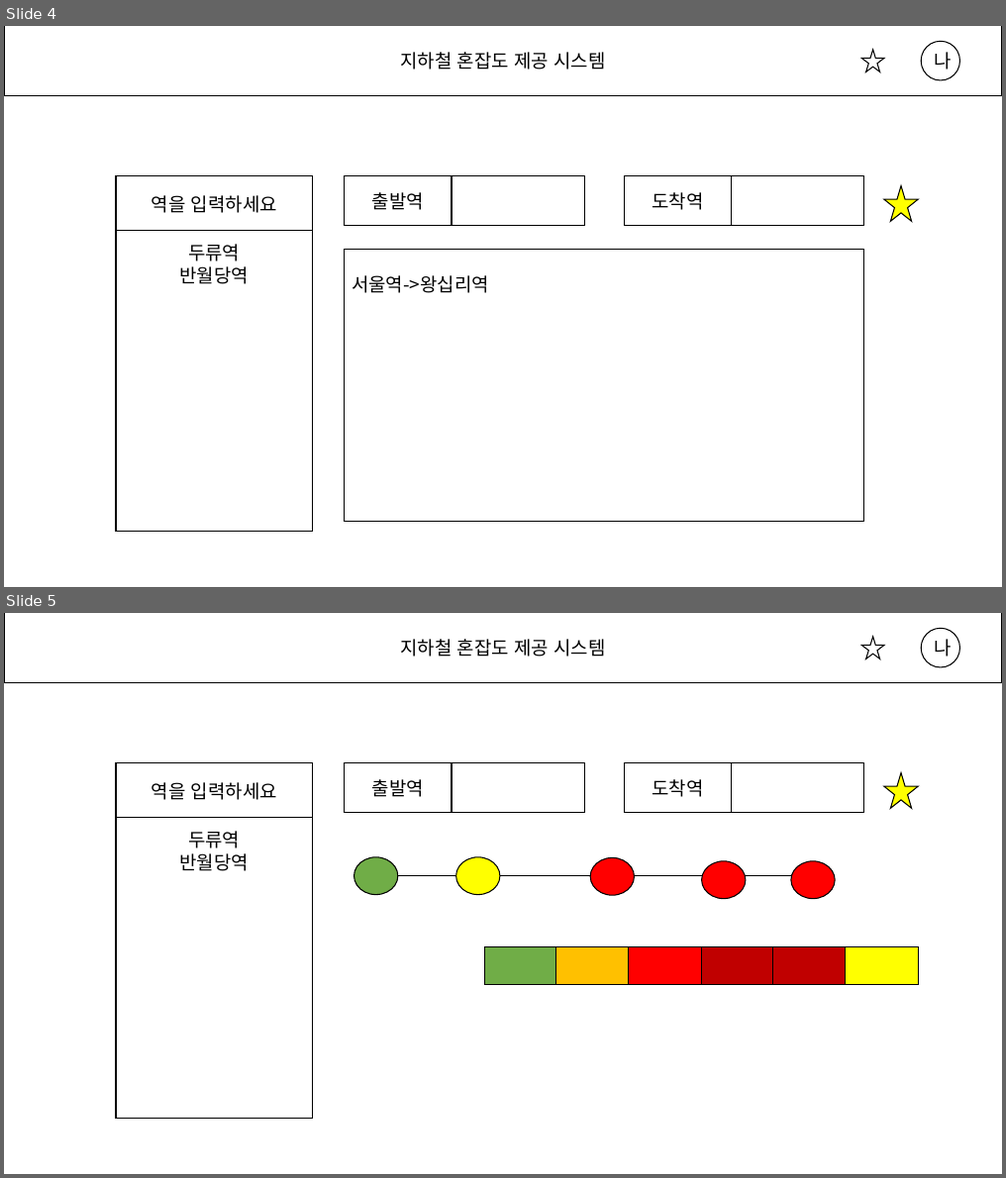
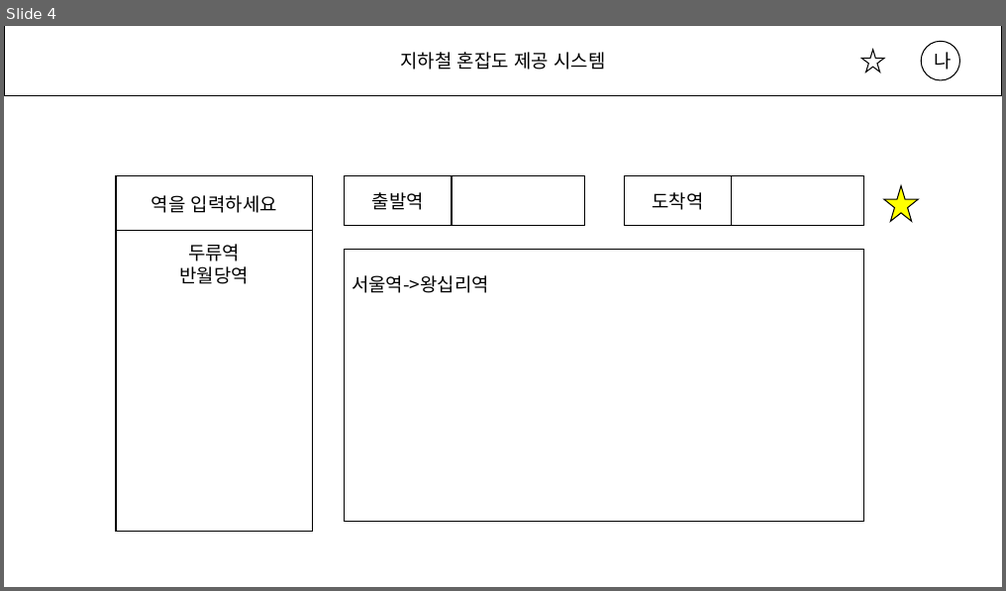
Before and after one commit to skwogus98/subway-congestion-provider, a slide deck: 개인프로젝트_산출물/2.설계단계/화면설계.pptx. Shown one above the other, each under a label of ours: slides 4 and 5 before the commit, slide 4 after it. The pictures are 1006x1178 and 1006x591 pixels, drawn with LibreOffice and Linux fonts; fonts in the diff are those of the drawing. Boxes give left, top, right and bottom in pixels: in the first picture for what was removed or moved away, otherwise in the second. Text is boxed around its words. In the diff, an @@ line names an element or a change of style, - is before the commit and + after.

```diff
--- a/개인프로젝트_산출물/2.설계단계/화면설계.pptx
+++ b/개인프로젝트_산출물/2.설계단계/화면설계.pptx
@@ slide 5 removed at <box>4,613,1002,1174</box>, background #FFFFFF; not listed: 3 template elements that a slide beside it also shows @@
@@ rectangle removed at <box>116,763,313,1119</box> @@
-두류역
-반월당역
@@ rectangle removed at <box>116,763,313,818</box> @@
-역을 입력하세요
@@ rectangle removed at <box>345,763,451,813</box> @@
-출발역
@@ rectangle removed at <box>451,763,585,813</box> @@
@@ rectangle removed at <box>624,763,731,813</box> @@
-도착역
@@ rectangle removed at <box>732,763,865,813</box> @@
@@ star removed at <box>884,773,918,808</box> @@
@@ ellipse removed at <box>354,858,399,895</box> @@
@@ line removed from (371, 876) to (811, 876) @@
@@ ellipse removed at <box>456,858,500,895</box> @@
@@ ellipse removed at <box>590,858,635,895</box> @@
@@ ellipse removed at <box>702,861,746,899</box> @@
@@ ellipse removed at <box>792,861,836,899</box> @@
@@ rectangle removed at <box>484,948,557,985</box> @@
@@ rectangle removed at <box>555,948,629,985</box> @@
@@ rectangle removed at <box>629,948,701,985</box> @@
@@ rectangle removed at <box>702,948,774,985</box> @@
@@ rectangle removed at <box>773,948,846,985</box> @@
@@ rectangle removed at <box>846,948,918,985</box> @@
```
Also in this commit, not shown: 2 slides added, 11 other files.
